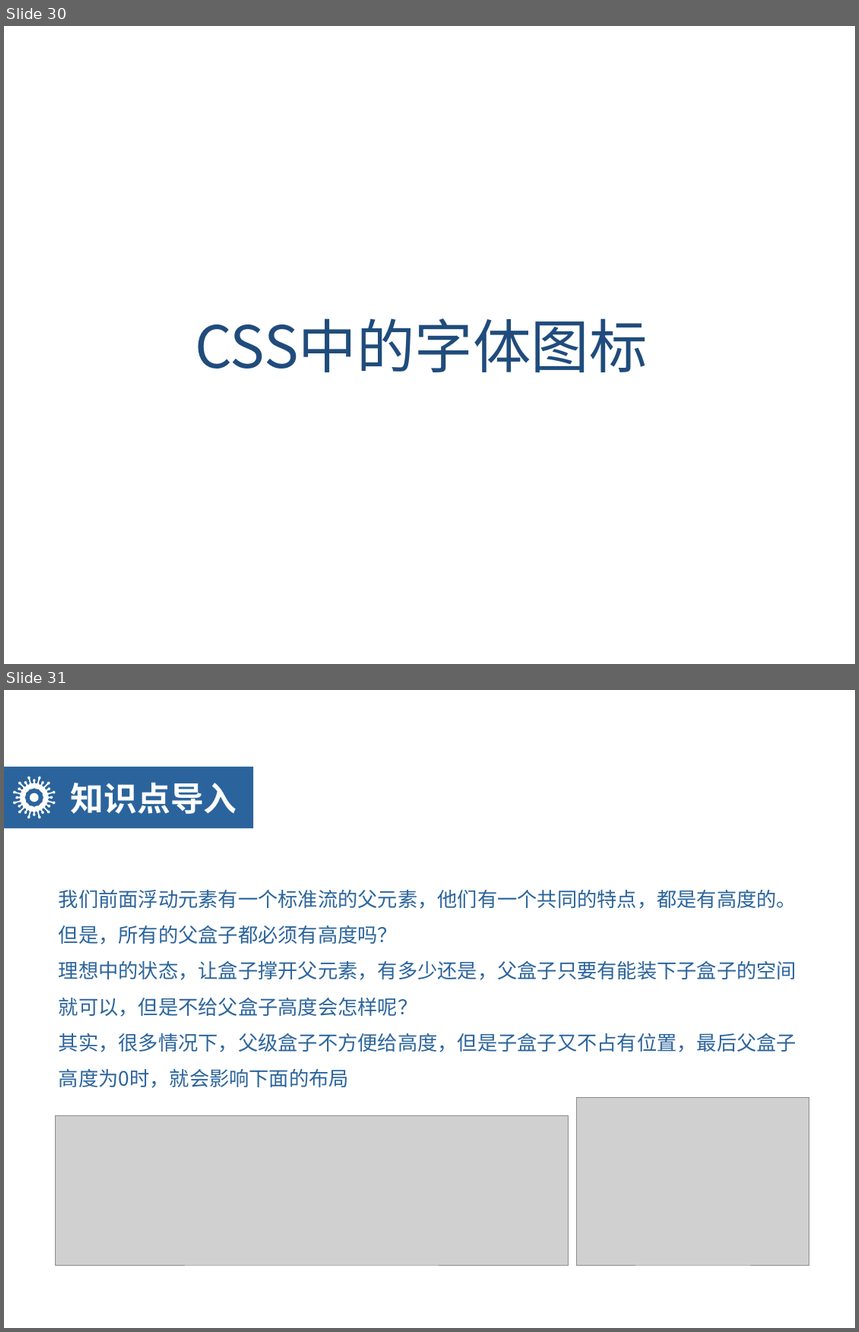
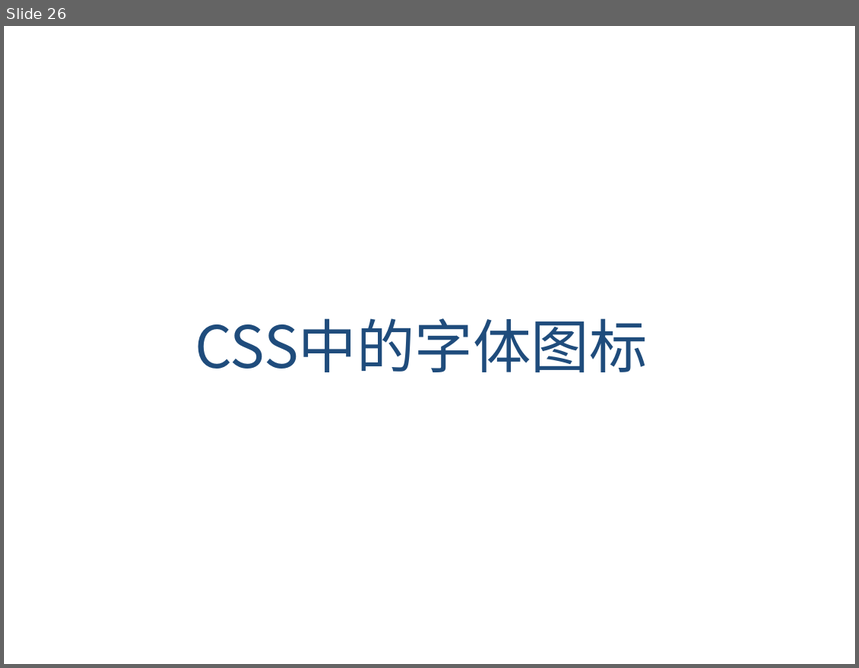
Before and after one commit to Ischenchenya/HTMLandCSSCourse, a slide deck: day06-CSS3/teach/day06-HTML5CSS3.pptx. Shown one above the other, each under a label of ours: slides 30 and 31 before the commit, slide 26 after it. The pictures are 859x1332 and 859x668 pixels, drawn with LibreOffice and Linux fonts; fonts in the diff are those of the drawing; grey boxes stand for pictures; background and template pictures are left out. Boxes give left, top, right and bottom in pixels: in the first picture for what was removed or moved away, otherwise in the second. Text is boxed around its words. In the diff, an @@ line names an element or a change of style, - is before the commit and + after.

```diff
--- a/day06-CSS3/teach/day06-HTML5CSS3.pptx
+++ b/day06-CSS3/teach/day06-HTML5CSS3.pptx
@@ slide 31 removed at <box>4,690,855,1328</box>, background picture (left out) @@
@@ rectangle removed at <box>4,767,253,828</box> @@
@@ freeform shape removed at <box>13,776,56,818</box> @@
@@ text removed at <box>71,783,237,814</box> @@
-知识点导入
@@ text removed at <box>59,890,797,1088</box> @@
-我们前面浮动元素有一个标准流的父元素，他们有一个共同的特点，都是有高度的。但是，所有的父盒子都必须有高度吗？
-理想中的状态，让盒子撑开父元素，有多少还是，父盒子只要有能装下子盒子的空间就可以，但是不给父盒子高度会怎样呢？
-其实，很多情况下，父级盒子不方便给高度，但是子盒子又不占有位置，最后父盒子高度为0时，就会影响下面的布局
@@ picture removed at <box>577,1097,809,1265</box> @@
@@ picture removed at <box>56,1116,569,1265</box> @@
@@ what was slide 30 is now slide 26 @@
```
Also in this commit, not shown: 10 slides changed, 15 slides added, 21 other slides removed.
